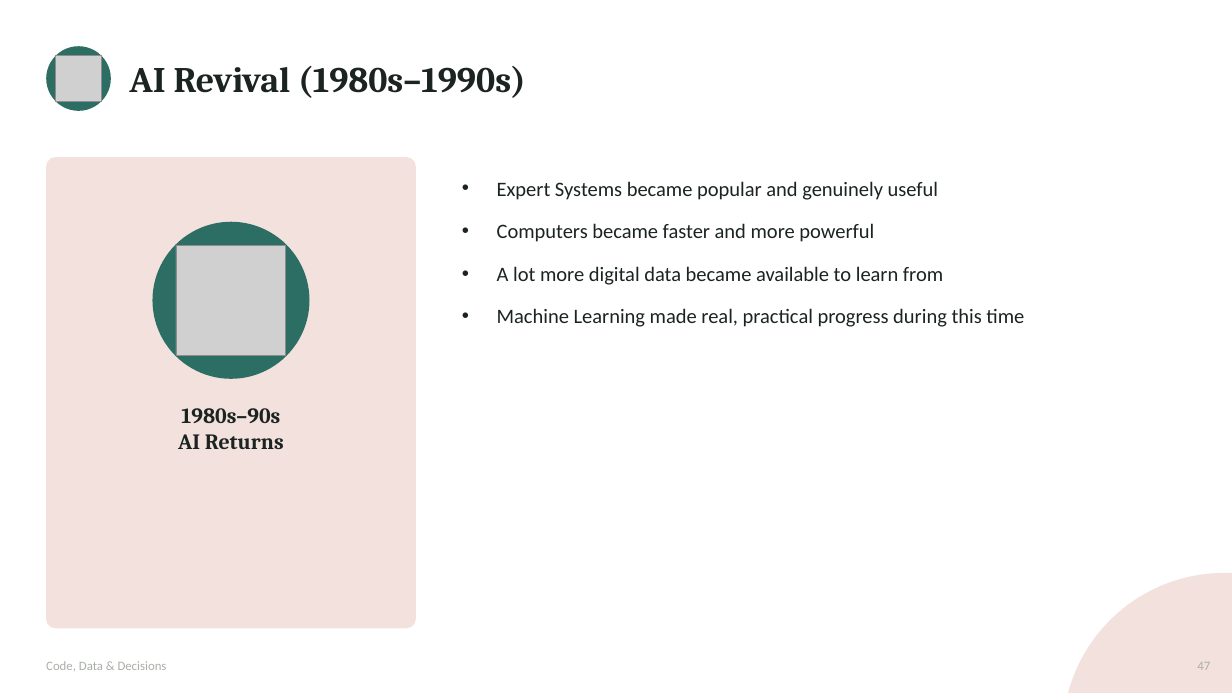
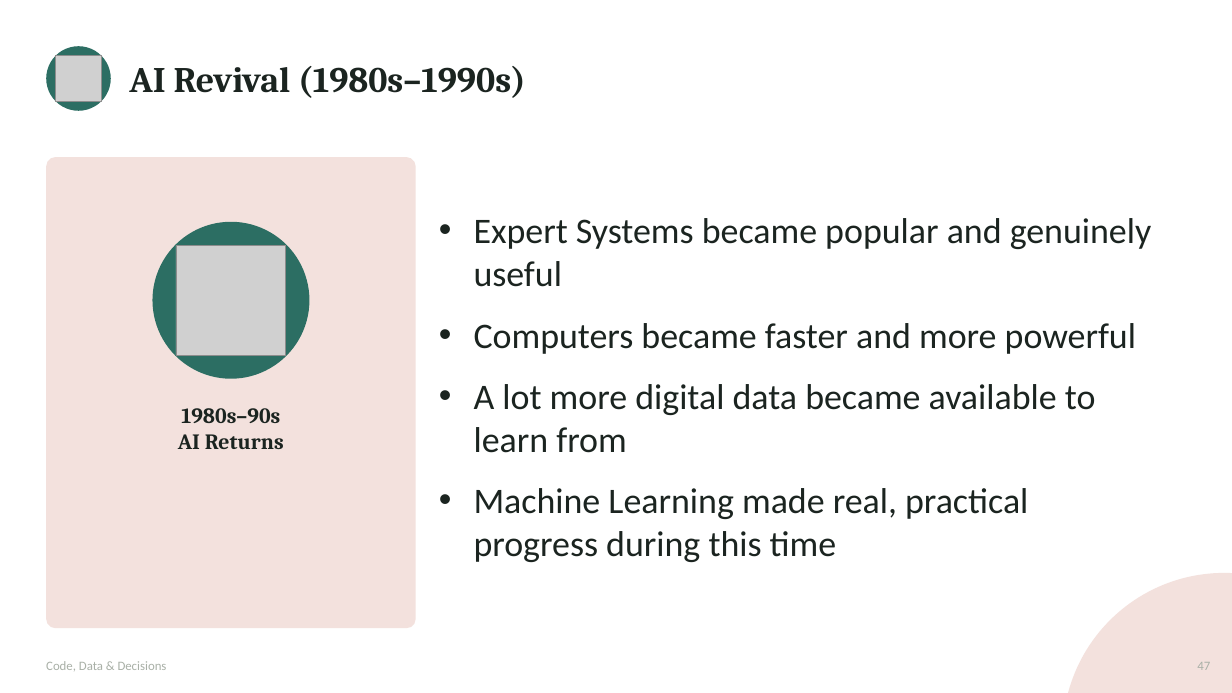
Before and after one commit to waseem-development/ai-ml-course, a slide deck: slide 47 of slides/1_course_day1_day2_v2.pptx. Drawn at 1232x693 pixels with LibreOffice and Linux fonts; fonts in the diff are those of the drawing; grey boxes stand for pictures. Boxes give left, top, right and bottom in pixels: in the first picture for what was removed or moved away, otherwise in the second. Text is boxed around its words. In the diff, an @@ line names an element or a change of style, - is before the commit and + after.

```diff
--- a/slides/1_course_day1_day2_v2.pptx
+++ b/slides/1_course_day1_day2_v2.pptx
@@ text "Expert Systems became popular and ...": place and size @@
-text "Expert Systems became popular and ..." at [497, 181, 1024, 327]
+text "Expert Systems became popular and ..." at [474, 218, 1152, 562]
@@ text "Expert Systems became popular and ..." at [474, 218, 1152, 562]: size 16 to 28 pt @@
```
Also in this commit, not shown: 10 other slides changed, 3 slides added, 1 other file.
